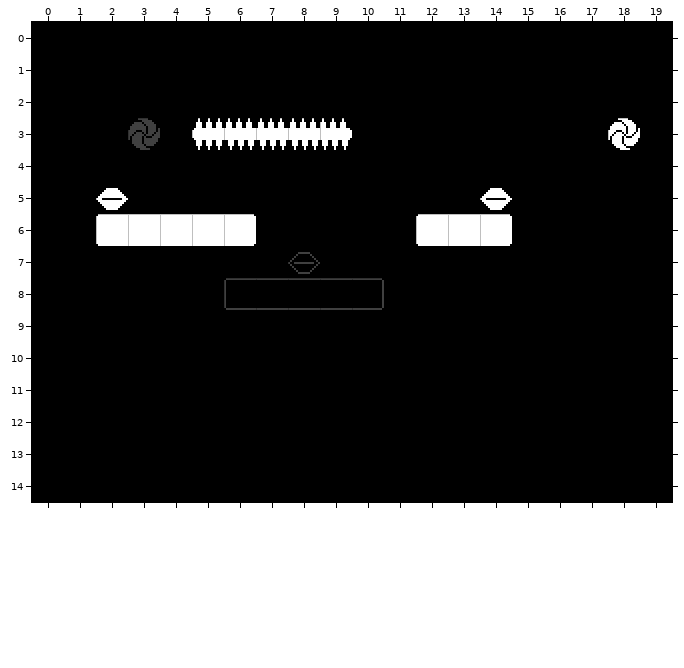
Tiled map, stored at Dandan Man's Super Dream Place/bin/windows/neko/bin/assets/TestMap2.tmx. That is the earlier state.
Cells are 16x16 px. Shown: x 0..19, y 0..14.
After the commit:
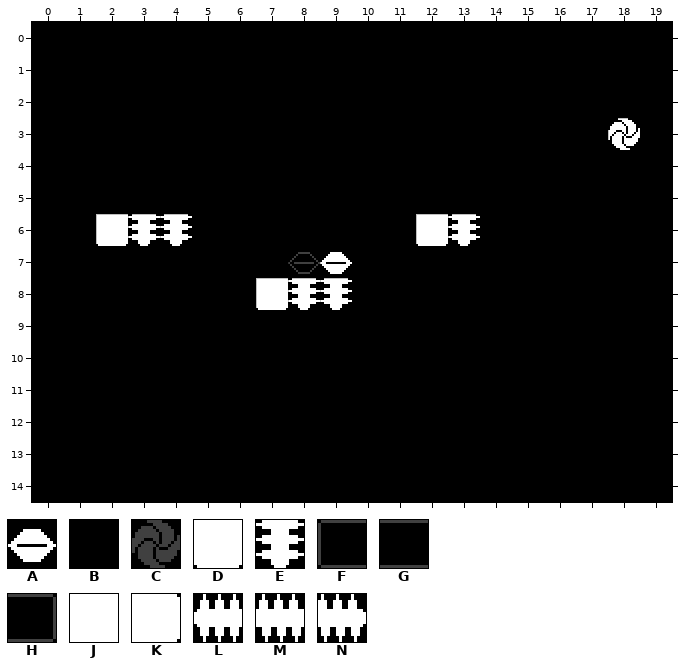
Key: from "TileSheet": A 14, B 24, C 35, D 41, E 42, F 80, G 81, H 82, J 92, K 93, L 97, M 98, N 99.
_ is an empty cell.
The exact change:
Layer "Tile Layer 1":
y 3: x 3 C -> B; x 5..9 LMMMN -> BBBBB
y 5: x 2 A -> B; x 14 A -> B
y 6: x 3..6 JJJK -> EEBB; x 13..14 JK -> EB
y 7: x 9 B -> A
y 8: x 6..10 FGGGH -> BDEEB
Boxes around the changes in both pictures, in picture pixels (x1, y1, x2, y2):
changed: (128, 118, 160, 150)
changed: (192, 118, 352, 150)
changed: (96, 188, 256, 246)
changed: (448, 188, 512, 246)
changed: (224, 252, 384, 310)
